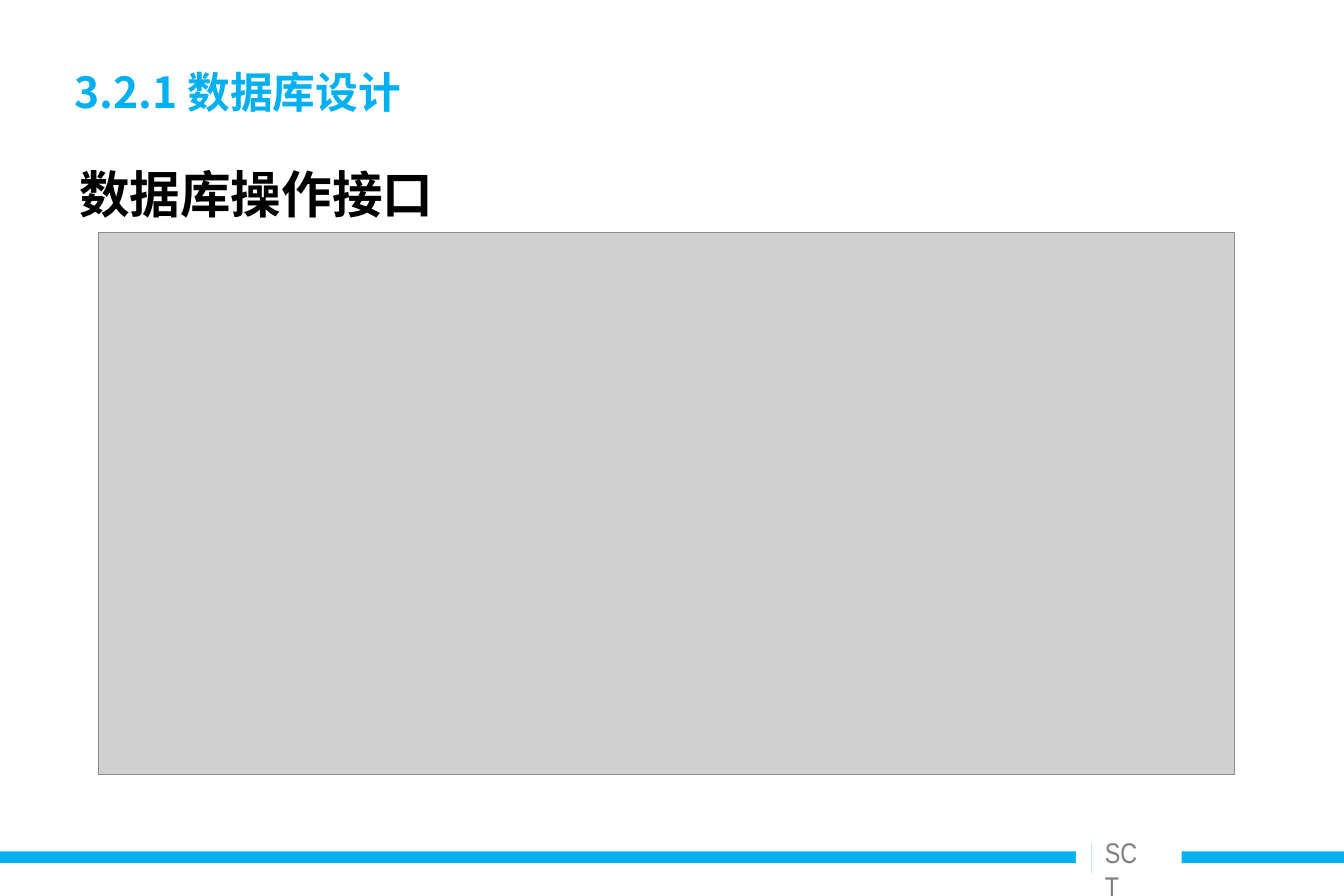
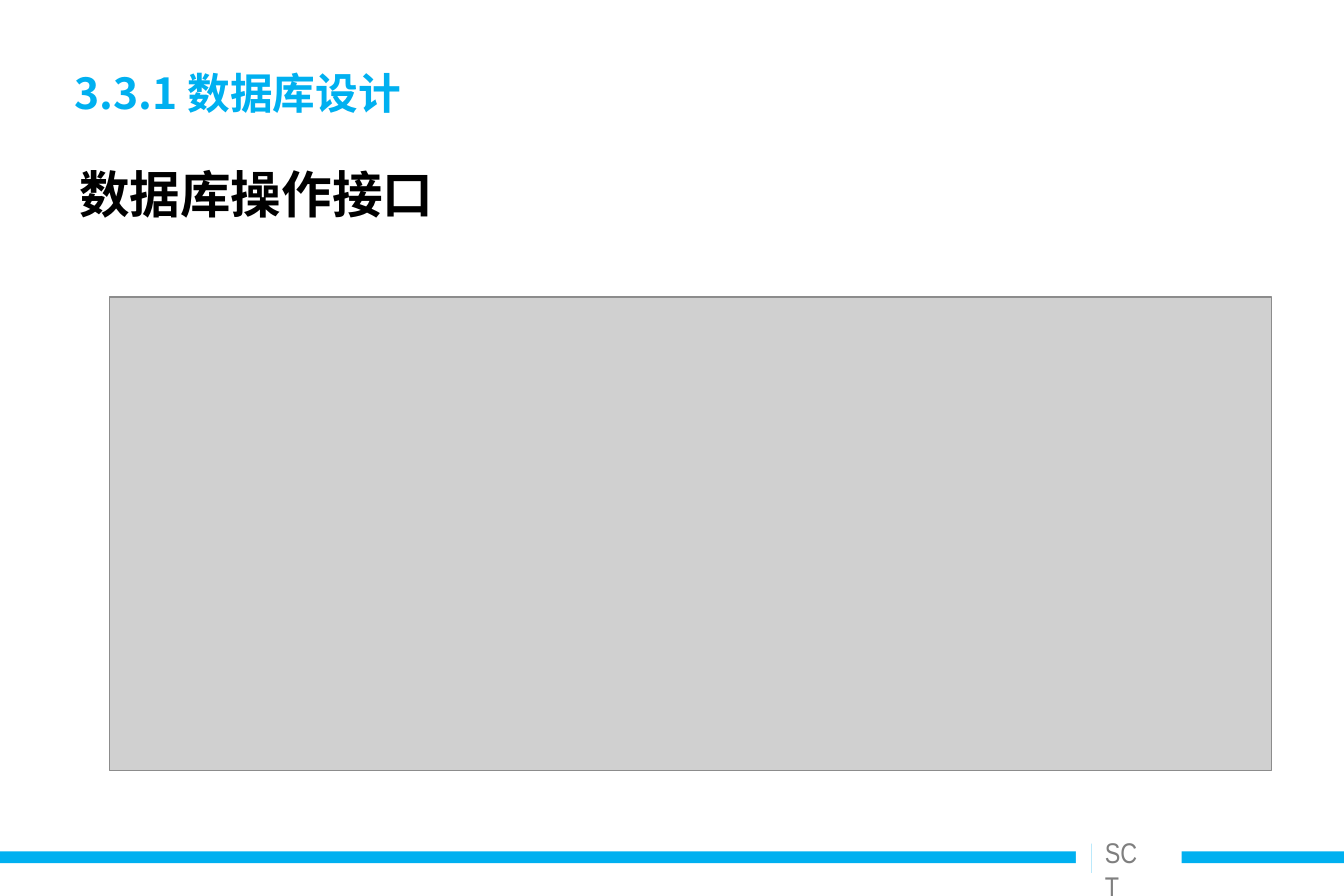
Before and after one commit to Snowin1994/-, a slide deck: slide 16 of 毕业设计相关/答辩ppt/安全聊天工具的设计与实现_v0.9.ppt (slide 17 before the commit). Drawn at 1344x896 pixels with LibreOffice and Linux fonts; fonts in the diff are those of the drawing; grey boxes stand for pictures. Boxes give left, top, right and bottom in pixels: in the first picture for what was removed or moved away, otherwise in the second. Text is boxed around its words. In the diff, an @@ line names an element or a change of style, - is before the commit and + after.

```diff
--- a/毕业设计相关/答辩ppt/安全聊天工具的设计与实现_v0.9.ppt
+++ b/毕业设计相关/答辩ppt/安全聊天工具的设计与实现_v0.9.ppt
@@ title at (74, 72, 400, 113): text changed @@
-3.2.1 数据库设计
+3.3.1 数据库设计
@@ picture: place and size @@
-picture at (98, 232, 1235, 774)
+picture at (109, 297, 1271, 770)
```
Also in this commit, not shown: 21 other slides changed, 4 slides added, 7 slides removed, 23 other files.
